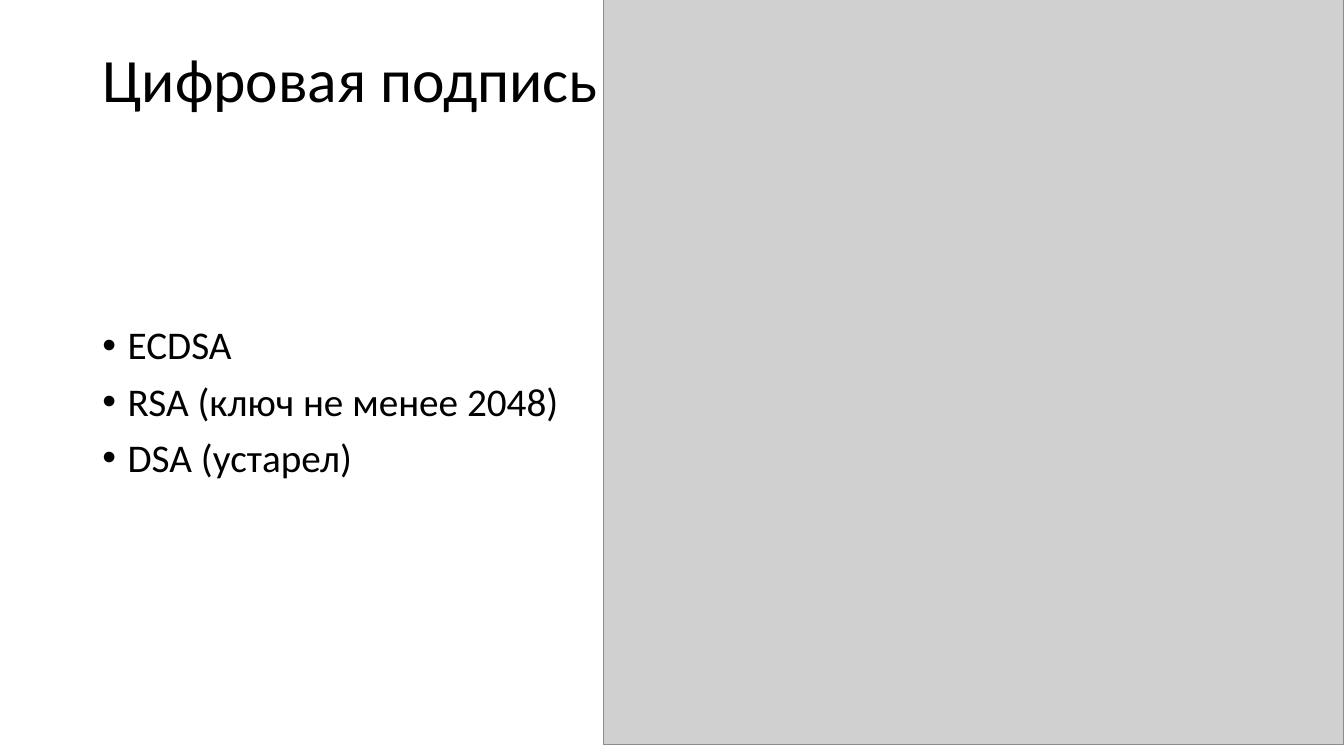
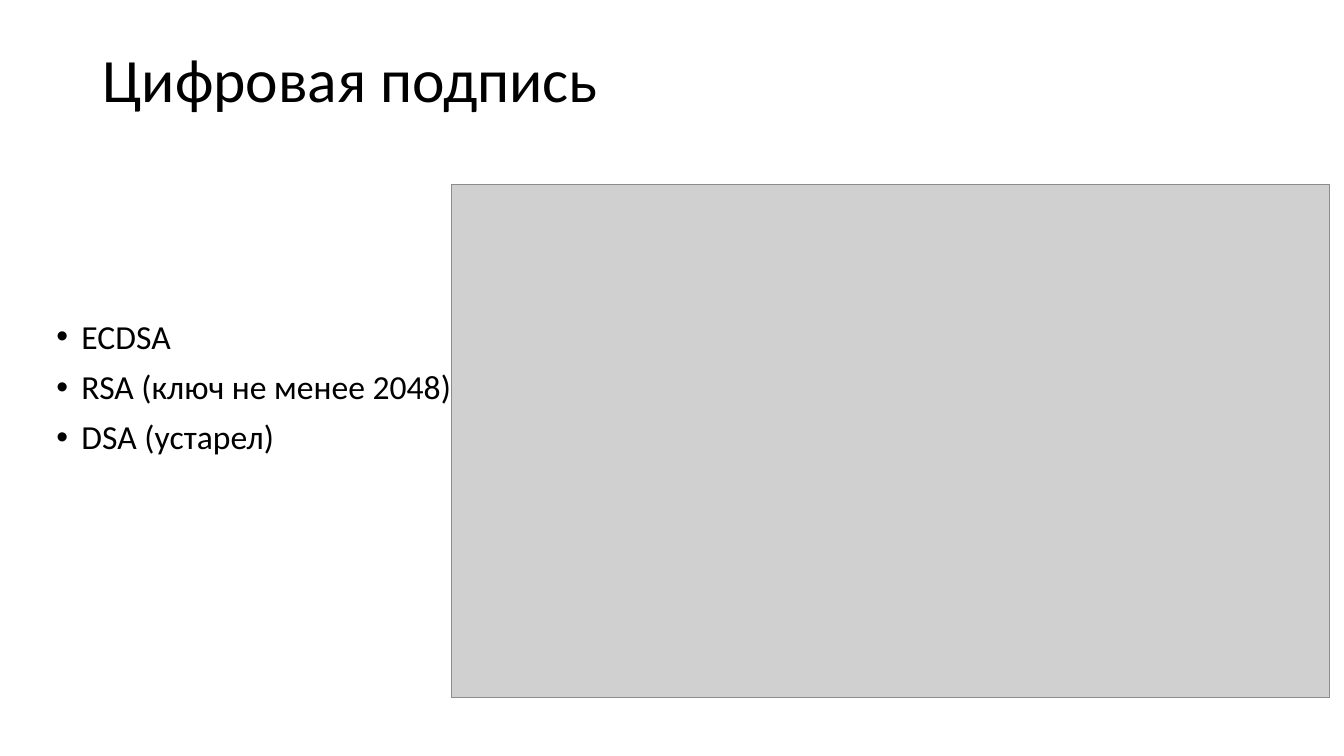
Before and after one commit to gas533/itn, a slide deck: slide 36 of 1.9 Application Layer/1.9 Application Layer.pptx (slide 31 before the commit). Drawn at 1344x756 pixels with LibreOffice and Linux fonts; fonts in the diff are those of the drawing; grey boxes stand for pictures. Boxes give left, top, right and bottom in pixels: in the first picture for what was removed or moved away, otherwise in the second. Text is boxed around its words. In the diff, an @@ line names an element or a change of style, - is before the commit and + after.

```diff
--- a/1.9 Application Layer/1.9 Application Layer.pptx
+++ b/1.9 Application Layer/1.9 Application Layer.pptx
@@ picture: place and size @@
-picture at box(603, 0, 1344, 745)
+picture at box(452, 185, 1331, 698)
@@ text "ECDSA": place and size @@
-text "ECDSA" at box(128, 333, 558, 479)
+text "ECDSA" at box(81, 327, 451, 455)
@@ text "ECDSA" at box(81, 327, 451, 455): size 28 to 24 pt @@
```
Also in this commit, not shown: 6 other slides changed, 7 slides added, 3 slides removed, 1 other file.
